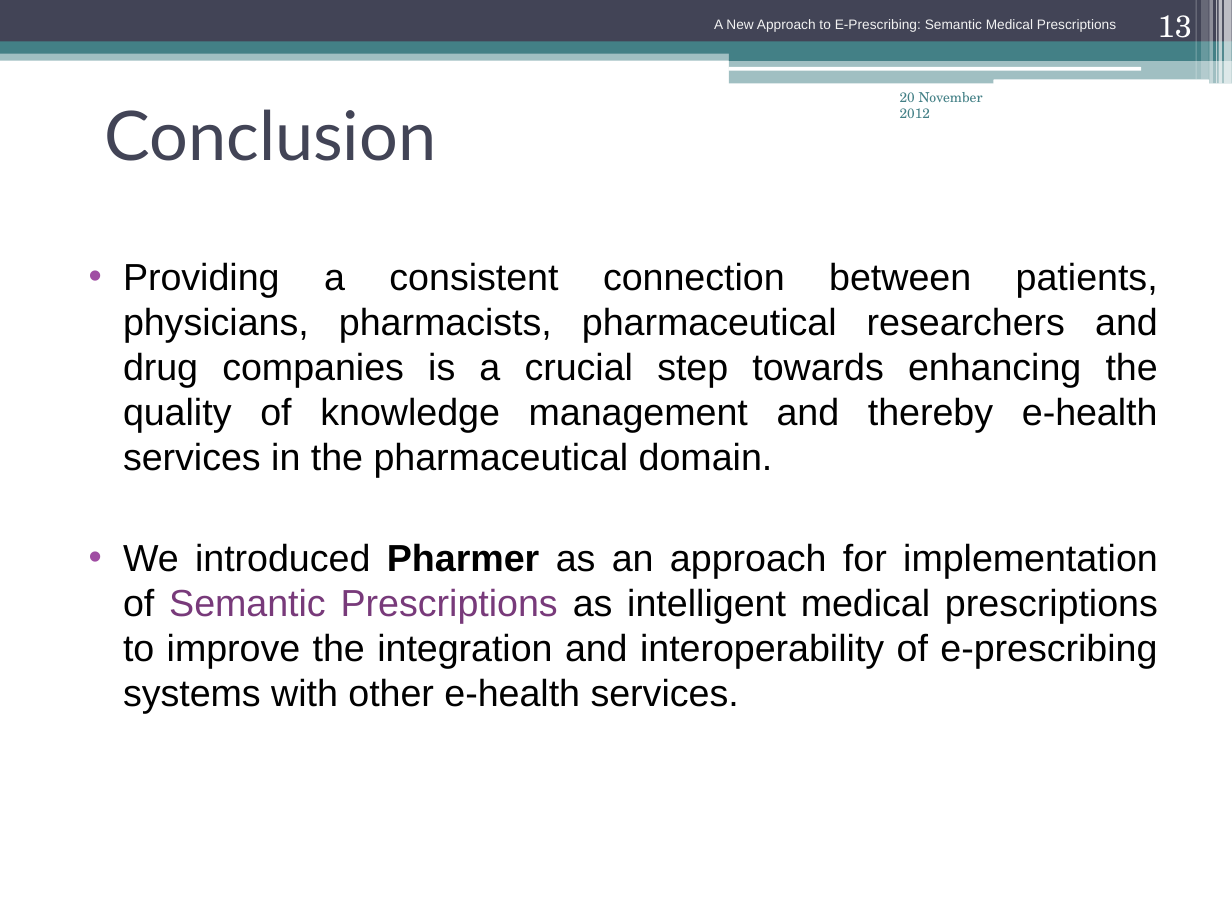
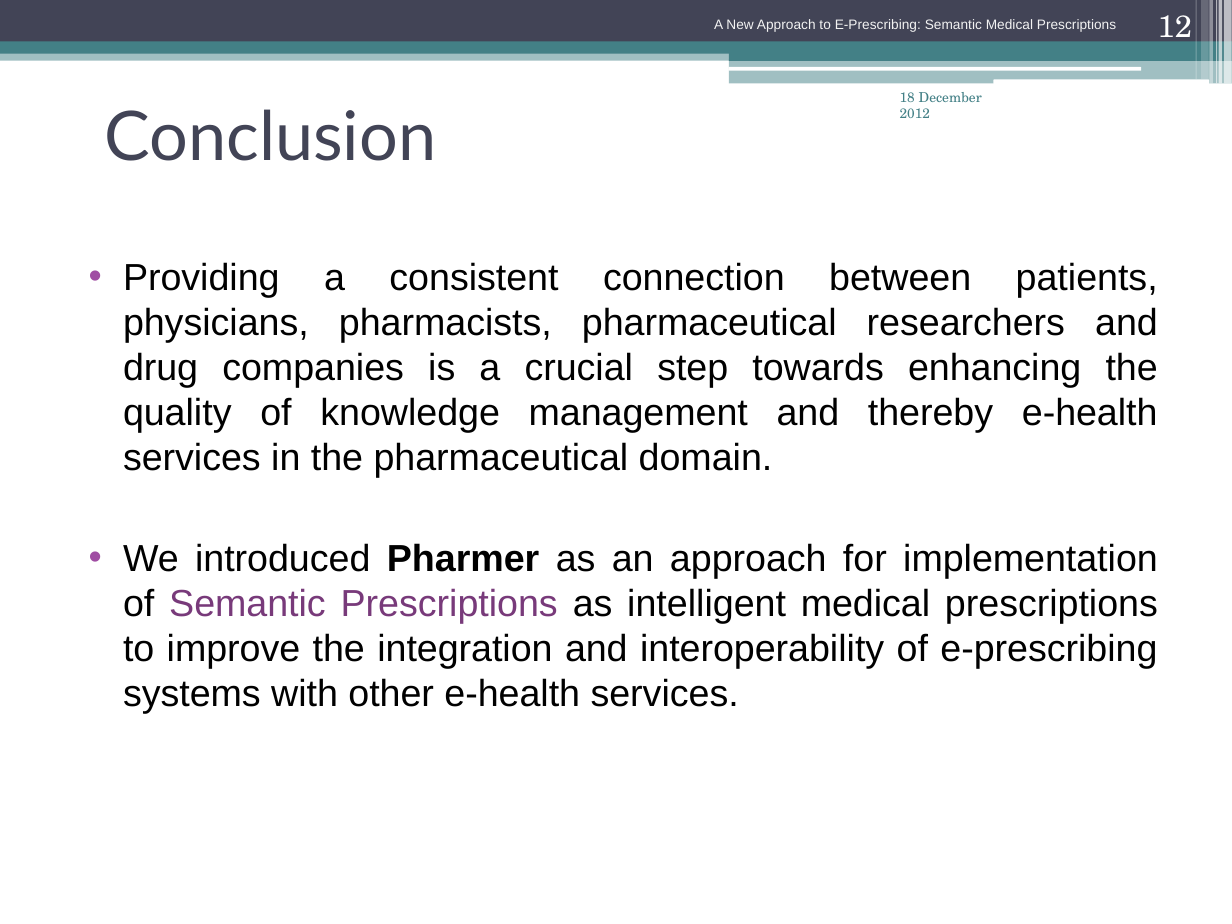
Before and after one commit to thinker007/pharmer, a slide deck: slide 12 of paper/iran_iceh/Pharmer_Presentation.pptx (slide 13 before the commit). Drawn at 1232x924 pixels with LibreOffice and Linux fonts; fonts in the diff are those of the drawing. Boxes give left, top, right and bottom in pixels: in the first picture for what was removed or moved away, otherwise in the second. Text is boxed around its words. In the diff, an @@ line names an element or a change of style, - is before the commit and + after.

```diff
--- a/paper/iran_iceh/Pharmer_Presentation.pptx
+++ b/paper/iran_iceh/Pharmer_Presentation.pptx
@@ page number at <box>1158,15,1192,46</box>: text changed @@
-13
+12
@@ text at <box>900,92,982,118</box>: text changed @@
-20 November 2012
+18 December 2012
```
Also in this commit, not shown: 12 other slides changed, 1 slide removed.
